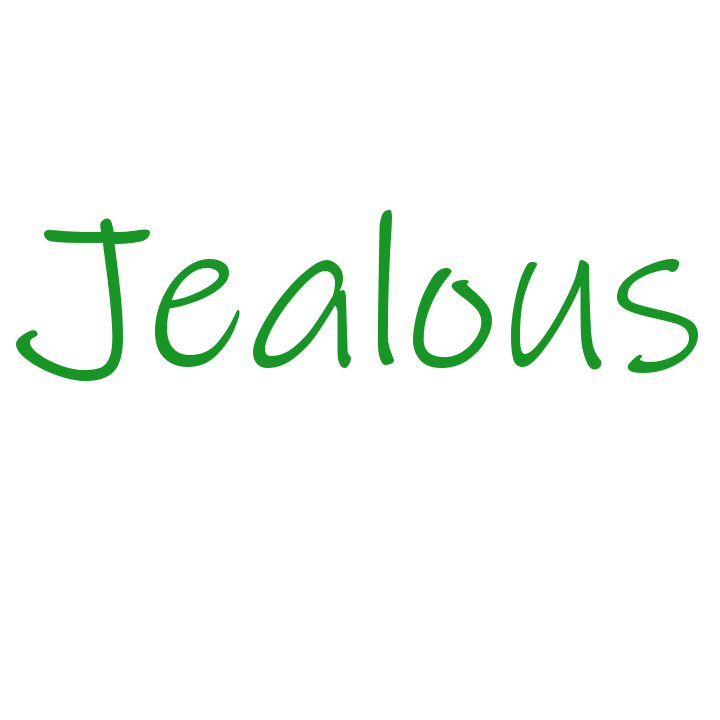
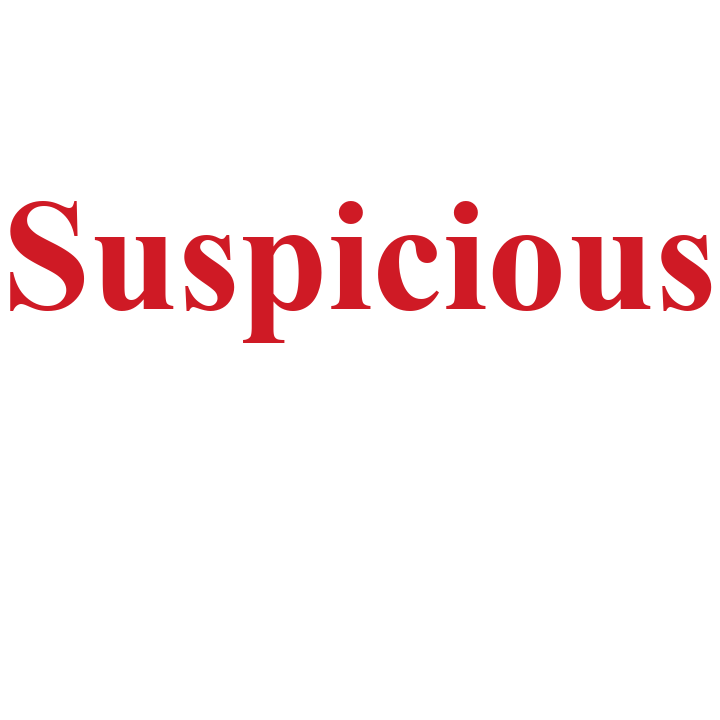
Layers edited between the first and the second 720 x 720 image:
renamed "Jealous" to "Suspicious", painted on it over (10, 201, 712, 381)
